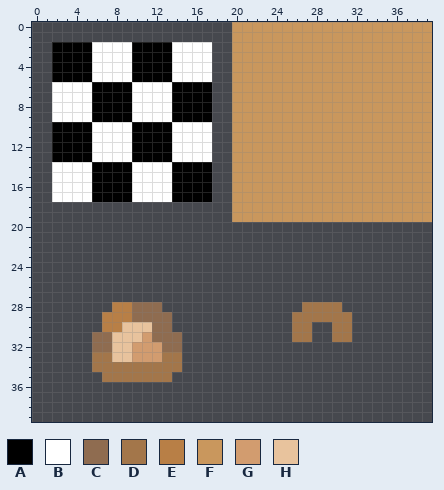
Pixel-art sprite, stored at 33survival/tilesets/tm_Tudi/output_tileset.png. Above, as it was before the edit.
The file is 40x40 pixels.
Palette (. is transparent): A #000000  B #ffffff  C #8f6c50  D #a3764a  E #b87f46  F #c9975d  G #d29c6f  H #e8c39d
After the commit:
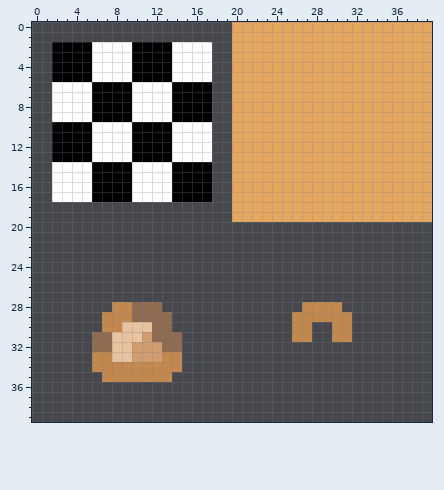
Changes in this commit:
@@ palette @@
-D #a3764a
+D #c4874c
-F #c9975d
+F #e5a75e
@@ x 5..11 @@
 27 .......
-28 ...EECC
-29 ..EEECC
-30 ..EEHHH
+28 ...DDCC
+29 ..DDDCC
+30 ..DDHHH
 31 .CCHHHG
Boxes around the changes in both pictures, in picture pixels (x1, y1, x2, y2):
changed: (232, 22, 432, 222)
changed: (92, 302, 182, 382)
changed: (292, 302, 352, 342)
